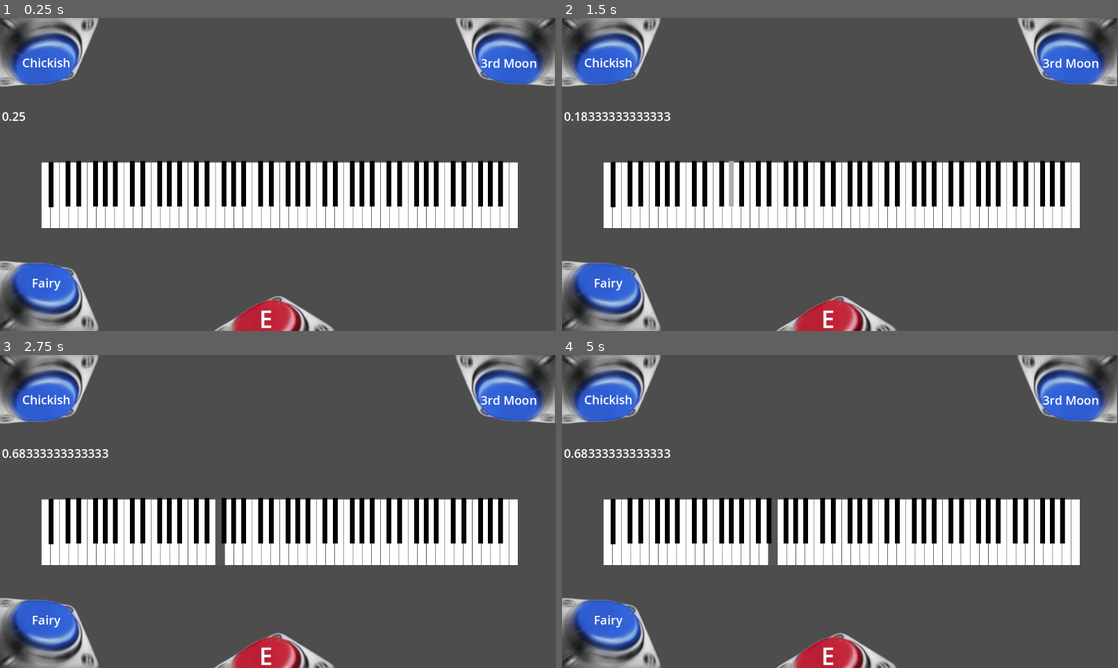
Above: before the commit, frames 1-4 (two rows, left to right).
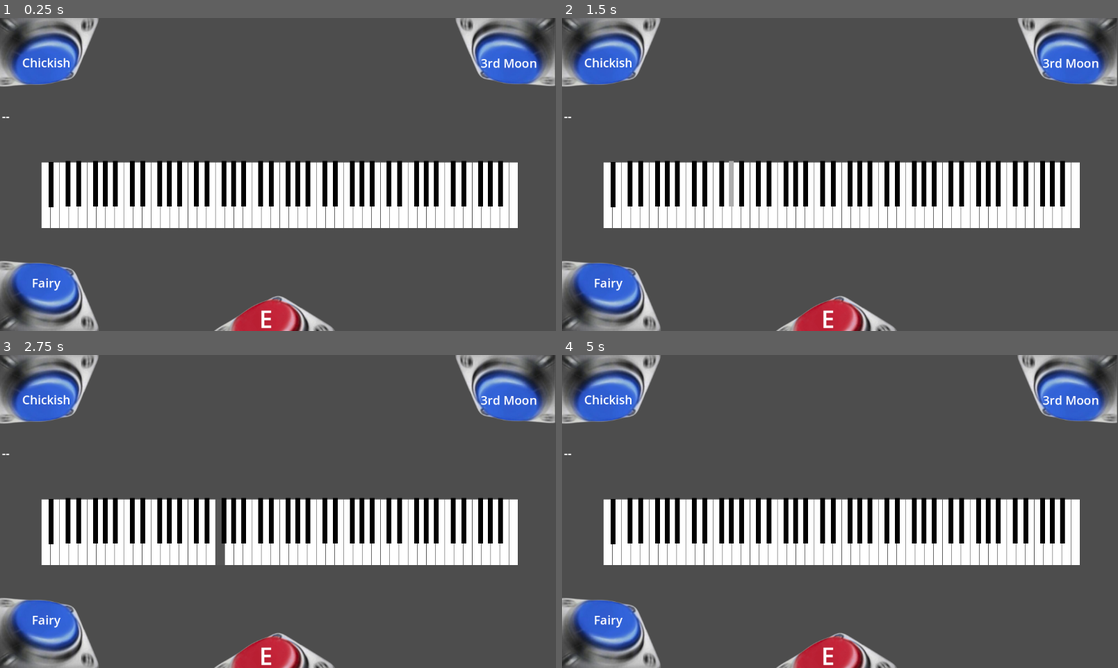
Above: after the commit, the same moments.

Repository: Luminocents/hjonkle
Game: Godot game, scene res://node_2d.tscn
The game is run twice, just before and just after one commit, with the same random seed, the same clock (stepped at 60 frames per second) and the same inputs.
Inputs:
- Up to frame 1 (0.25 s): no input
- Up to frame 2 (1.5 s): click "Chickish" at 0.5 s; click "3rd Moon" at 1.25 s
- Up to frame 3 (2.75 s): click "Fairy" at 2 s
- Up to frame 4 (5 s): click "E" at 2.75 s; click "Chickish" at 3.5 s; click "3rd Moon" at 4.25 s

The runs differ from the first frame. In frame 1, less than 0.1% of the frame differs, in the area x 0-5%, y 30-33%; in frame 2, 0.3%; in frame 3, 0.3%; in frame 4, 0.6%, in the area x 0-39%, y 30-68%.

Commit message:
doesnt get worse than his
had to redo what I did due to rushing a commit

probably isnt as good as it was before :(

Diff:
--- a/PianoProject/peeScript.gd
+++ b/PianoProject/peeScript.gd
@@ -1,20 +1,19 @@
 extends Node2D
 
 var nopes = {}
-var time_accuracy = .1
+var time_accuracy = .01
 var timerStart = true
 var timer = 0
 
 func _process(delta: float) -> void:
 	if timerStart:
 		timer += 1 * delta
-		$Label.text = str(timer)
 
 func _ready():
 	OS.open_midi_inputs()
 
 func add_note_to_main_array(nope):
-	var time = str(snapped(nope["time"], .1))
+	var time = str(snapped(nope["time"], time_accuracy))
 
 	if !nopes.has(time):
 		nopes[time] = []
@@ -30,7 +29,7 @@
 		get_node("key" + nope_number).key_on(duration, velocity)
 
 func _on_timer_timeout():
-	var temp = str(snapped(timer, .01))
+	var temp = str(snapped(timer, time_accuracy))
 	if nopes.has(temp):
 		play_notes(nopes[temp])
 
@@ -85,28 +84,3 @@
 
 	if nopes.has("0"):
 		play_notes(nopes["0"])
-
-#func _input(input_event):
-	#if input_event is InputEventMIDI:
-		#_print_midi_info(input_event)
-
-#func _print_midi_info(midi_event):
-	#var key = midi_event.pitch - 21
-	#var state = int(midi_event.message)
-	#var note = "err"
-	#var notes = ["A", "A#", "B", "C", "C#", "D","D#", "E", "F", "F#", "G", "G#", "A", "A#", "B",
-	#"C", "C#", "D","D#", "E", "F", "F#", "G", "G#", "A", "A#", "B",
-	#"C", "C#", "D","D#", "E", "F", "F#", "G", "G#", "A", "A#", "B",
-	#"C", "C#", "D","D#", "E", "F", "F#", "G", "G#", "A", "A#", "B",
-	#"C", "C#", "D","D#", "E", "F", "F#", "G", "G#", "A", "A#", "B",
-	#"C", "C#", "D","D#", "E", "F", "F#", "G", "G#", "A", "A#", "B",
-	#"C", "C#", "D","D#", "E", "F", "F#", "G", "G#", "A", "A#", "B", "C"]
-	#if state == 9:
-		#note = notes[key]
-		#$Label.text = str(note)
-		#key = str(midi_event.pitch - 21)
-		#get_node("key" + key).get_child(0).animation = "on"
-	#else:
-		#note = notes[key]
-		#key = str(midi_event.pitch - 21)
-		#get_node("key" + key).get_child(0).animation = "off"
Binary file added: PianoProject/PianoProjectHTML/index.apple-touch-icon.png
Binary file added: PianoProject/PianoProjectHTML/index.icon.png
Binary file added: PianoProject/PianoProjectHTML/index.png
Not shown, changed: PianoProject/export_presets.cfg
Not shown, changed: PianoProject/pianoKeySounds/1.mp3.import
Not shown, changed: PianoProject/pianoKeySounds/10.mp3.import
Not shown, changed: PianoProject/pianoKeySounds/11.mp3.import
Not shown, changed: PianoProject/pianoKeySounds/12.mp3.import
Not shown, changed: PianoProject/pianoKeySounds/13.mp3.import
Not shown, changed: PianoProject/pianoKeySounds/14.mp3.import
Not shown, changed: PianoProject/pianoKeySounds/15.mp3.import
Not shown, changed: PianoProject/pianoKeySounds/16.mp3.import
(and 177 more such lines)
